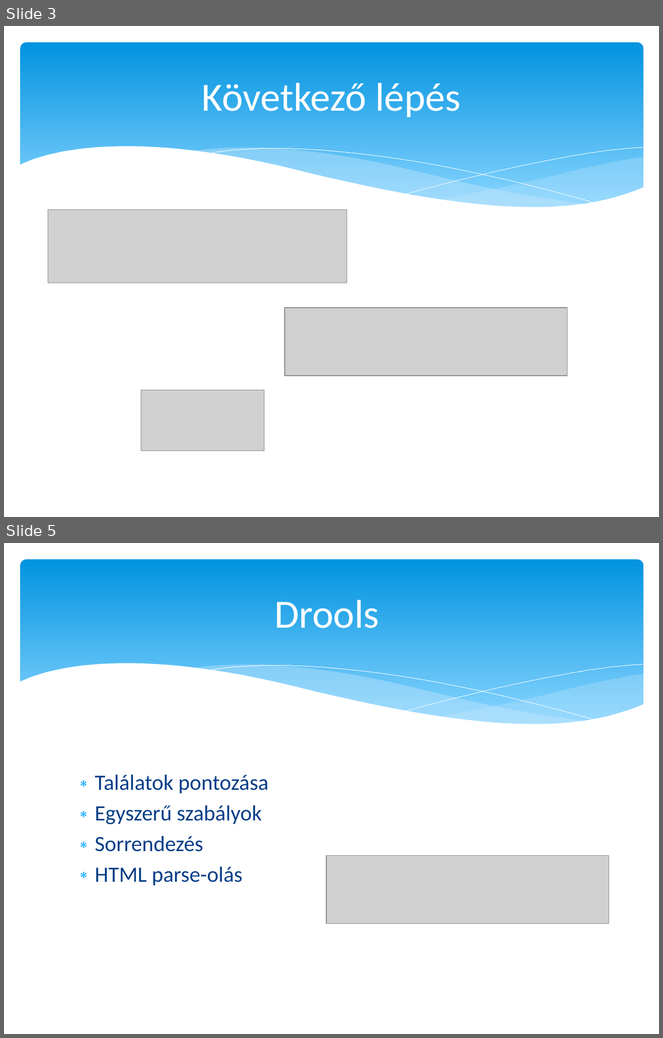
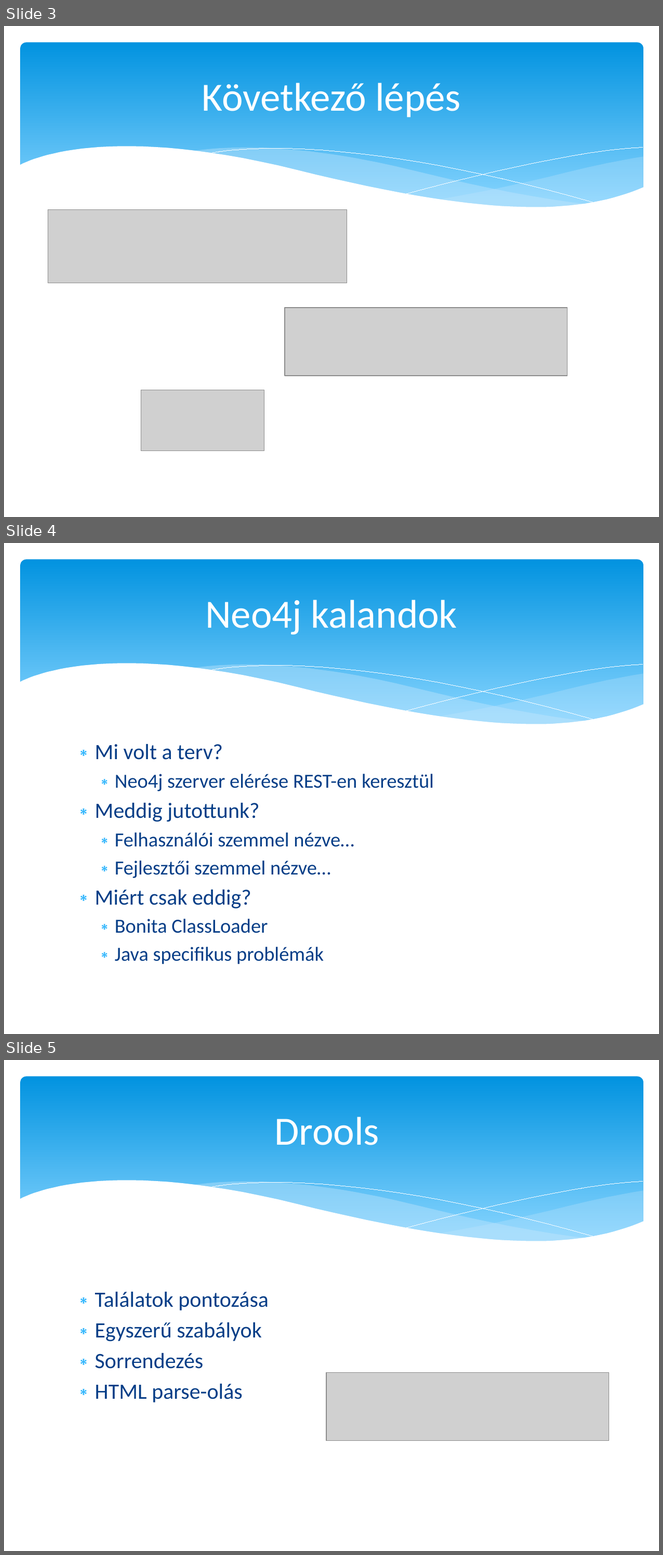
Before and after one commit to ChristianHoesel/denafutsal, a slide deck: szolgint.pptx. Shown one above the other, each under a label of ours: slides 3 and 5 before the commit, slides 3, 4 and 5 after it; the slides between them are not shown. The pictures are 663x1038 and 663x1555 pixels, drawn with LibreOffice and Linux fonts; fonts in the diff are those of the drawing; grey boxes stand for pictures. Boxes give left, top, right and bottom in pixels: in the first picture for what was removed or moved away, otherwise in the second. Text is boxed around its words. In the diff, an @@ line names an element or a change of style, - is before the commit and + after.

```diff
--- a/szolgint.pptx
+++ b/szolgint.pptx
@@ slide 4 added at [4, 543, 659, 1034], background #FFFFFF; not listed: 6 template elements that a slide beside it also shows @@
@@ title added at [205, 600, 457, 635], 44 pt, text #FFFFFF @@
+Neo4j kalandok
@@ text added at [95, 744, 434, 965], 22 pt, text #073E87 @@
+∗ Mi volt a terv?
+  ∗ Neo4j szerver elérése REST-en keresztül
+∗ Meddig jutottunk?
+  ∗ Felhasználói szemmel nézve…
+  ∗ Fejlesztői szemmel nézve…
+∗ Miért csak eddig?
+  ∗ Bonita ClassLoader
+  ∗ Java specifikus problémák
```
Also in this commit, not shown: 1 slide removed.
